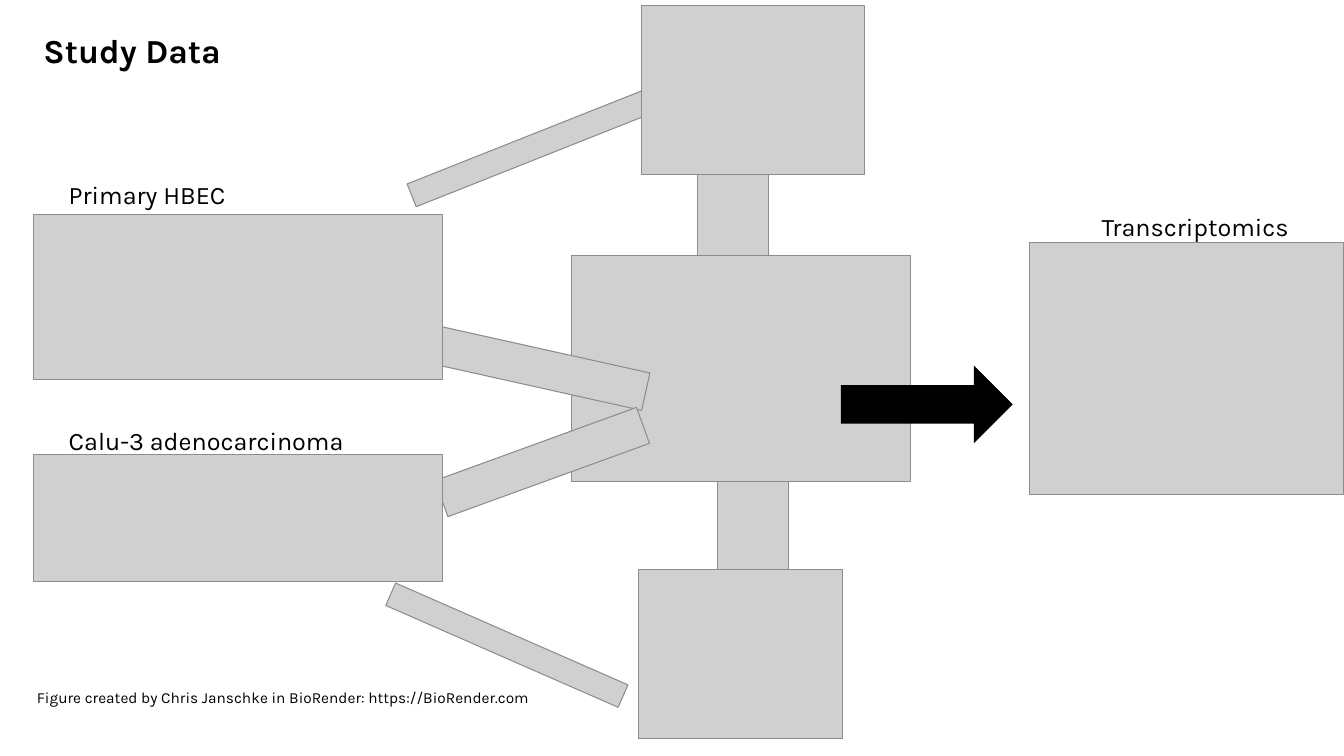
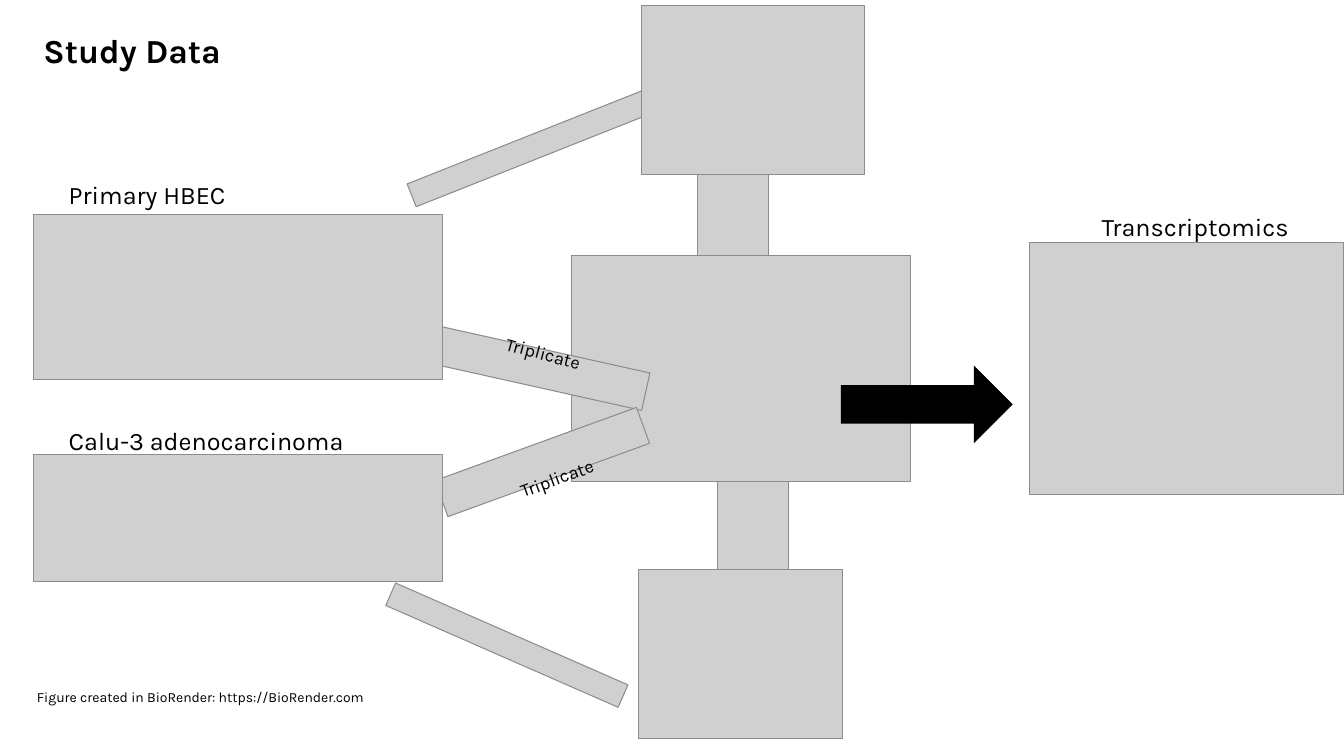
Before and after one commit to CJ770411/L4137_HBEC_EV_Transcriptomics-Project, a slide deck: slide 4 of viva/presentation/drafts/viva_presentation_DRAFT_1.pptx. Drawn at 1344x756 pixels with LibreOffice and Linux fonts; fonts in the diff are those of the drawing; grey boxes stand for pictures. Boxes give left, top, right and bottom in pixels: in the first picture for what was removed or moved away, otherwise in the second. Text is boxed around its words. In the diff, an @@ line names an element or a change of style, - is before the commit and + after.

```diff
--- a/viva/presentation/drafts/viva_presentation_DRAFT_1.pptx
+++ b/viva/presentation/drafts/viva_presentation_DRAFT_1.pptx
@@ text added at (x1=493, y1=326, x2=601, y2=384), 13 pt, text #000000 @@
+Triplicate
@@ text added at (x1=506, y1=444, x2=614, y2=510), 13 pt, text #000000 @@
+Triplicate
@@ text at (x1=37, y1=692, x2=364, y2=706): text changed; size 11 to 10 pt @@
-Figure created by Chris Janschke in BioRender: https://BioRender.com
+Figure created in BioRender: https://BioRender.com
```
Also in this commit, not shown: 3 other slides changed, 11 slides added, 8 other files.
